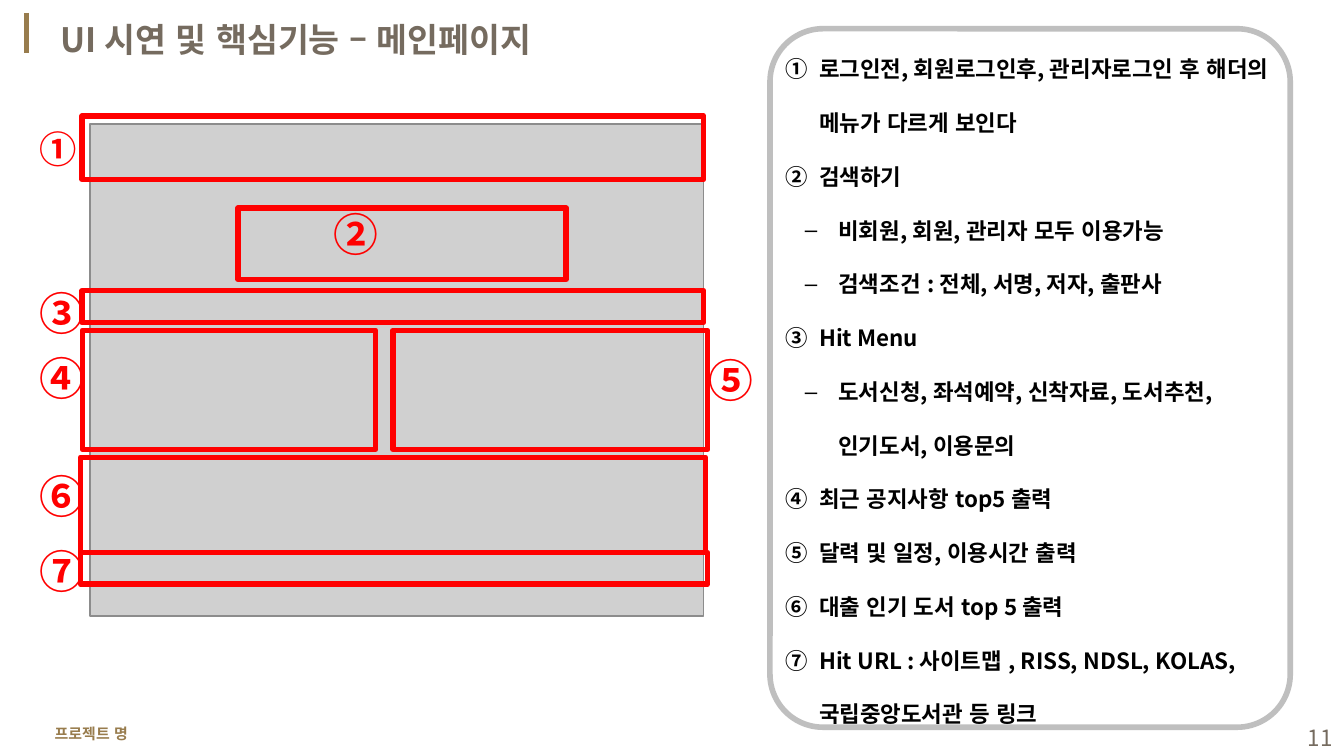
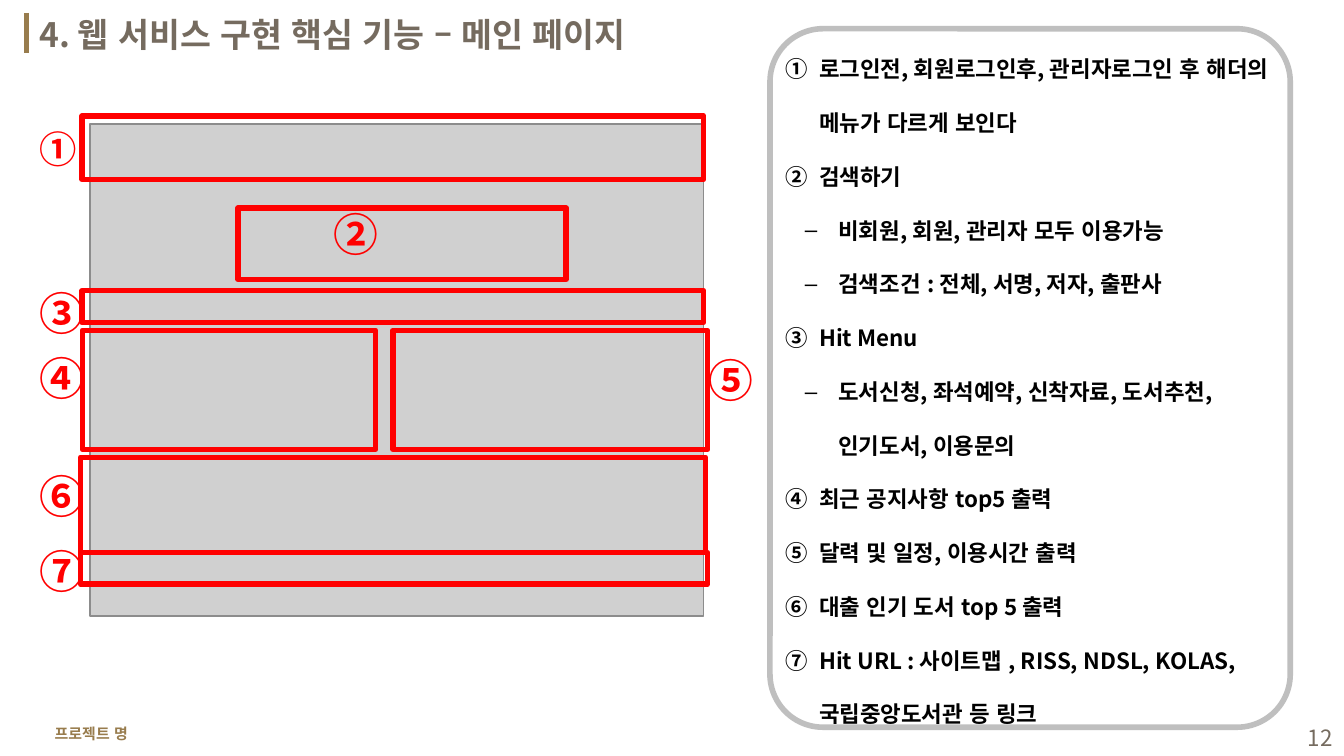
Before and after one commit to yisy0/1stProject, a slide deck: slide 12 of etc/1219_sample_v1.pptx (slide 11 before the commit). Drawn at 1344x756 pixels with LibreOffice and Linux fonts; fonts in the diff are those of the drawing; grey boxes stand for pictures; background and template pictures are left out. Boxes give left, top, right and bottom in pixels: in the first picture for what was removed or moved away, otherwise in the second. Text is boxed around its words. In the diff, an @@ line names an element or a change of style, - is before the commit and + after.

```diff
--- a/etc/1219_sample_v1.pptx
+++ b/etc/1219_sample_v1.pptx
@@ text at (x1=40, y1=19, x2=626, y2=50): text changed @@
-UI 시연 및 핵심기능 – 메인페이지
+4. 웹 서비스 구현 핵심 기능 – 메인 페이지
@@ page number at (x1=1308, y1=729, x2=1333, y2=746): text changed @@
-11
+12
```
Also in this commit, not shown: 11 other slides changed, 3 slides added, 1 slide removed, 25 other files.
